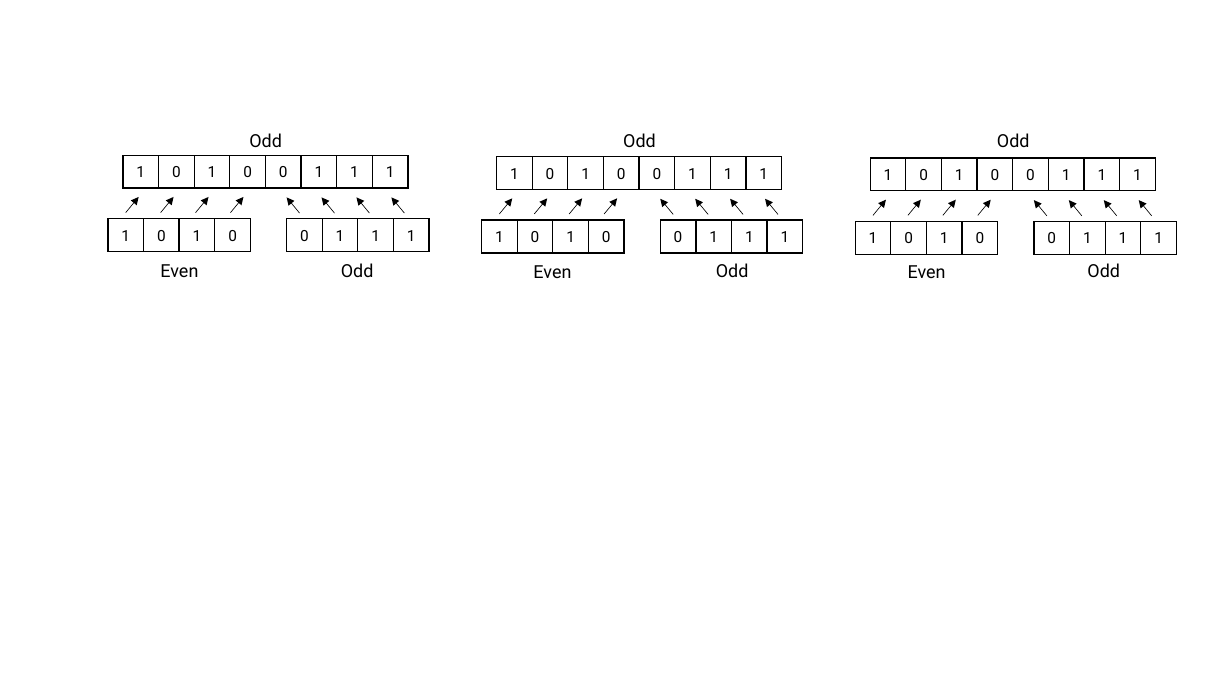
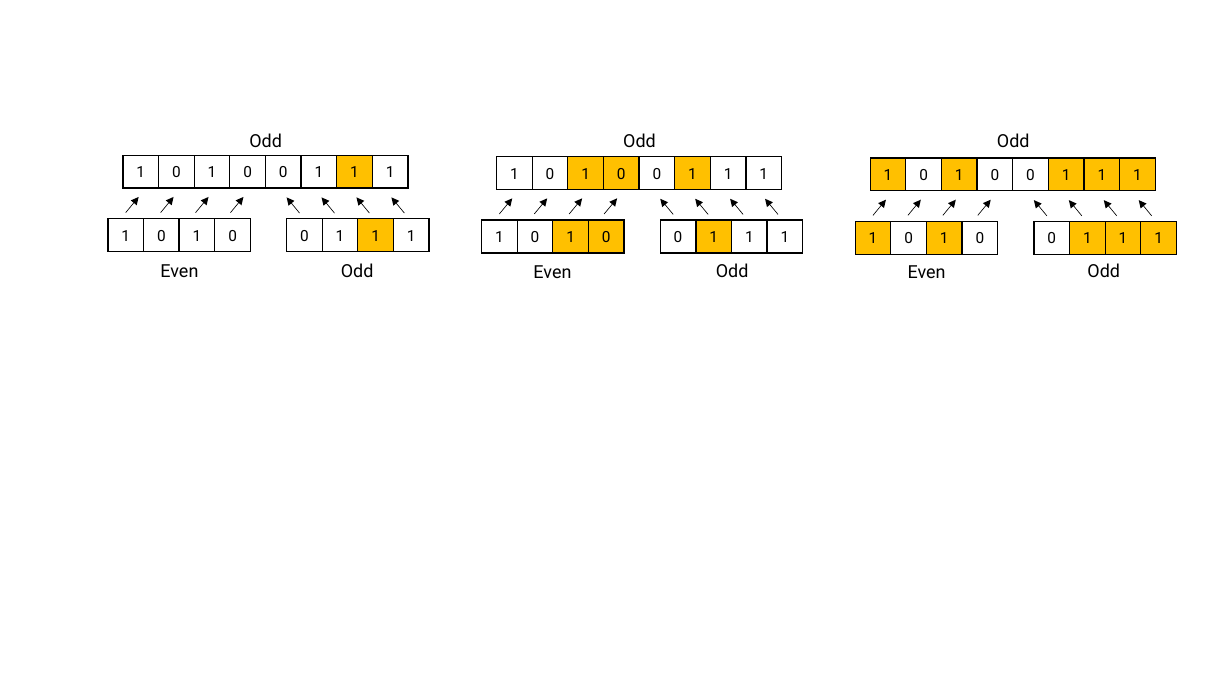
Before and after one commit to brunorijsman/cascade-python, a slide deck: slide 19 of docs/source/figures/figures.pptx. Drawn at 1232x693 pixels with LibreOffice and Linux fonts; fonts in the diff are those of the drawing. Boxes give left, top, right and bottom in pixels: in the first picture for what was removed or moved away, otherwise in the second. Text is boxed around its words. In the diff, an @@ line names an element or a change of style, - is before the commit and + after.

```diff
--- a/docs/source/figures/figures.pptx
+++ b/docs/source/figures/figures.pptx
@@ fill none to #FFC000 in 18 elements at bbox=[336, 155, 372, 189], bbox=[358, 219, 394, 252], bbox=[568, 157, 604, 190], bbox=[604, 157, 640, 190], bbox=[675, 157, 711, 190], bbox=[553, 220, 589, 253], bbox=[589, 220, 625, 253], bbox=[696, 220, 732, 253], bbox=[871, 158, 907, 191], bbox=[942, 158, 978, 191], bbox=[1049, 158, 1085, 191], bbox=[1084, 158, 1120, 191], bbox=[1120, 158, 1156, 191], bbox=[856, 222, 892, 255], bbox=[927, 222, 963, 255], bbox=[1070, 222, 1106, 255], bbox=[1105, 222, 1141, 255], bbox=[1141, 222, 1177, 255] @@
```
Also in this commit, not shown: 1 other slide changed, 2 other files.
